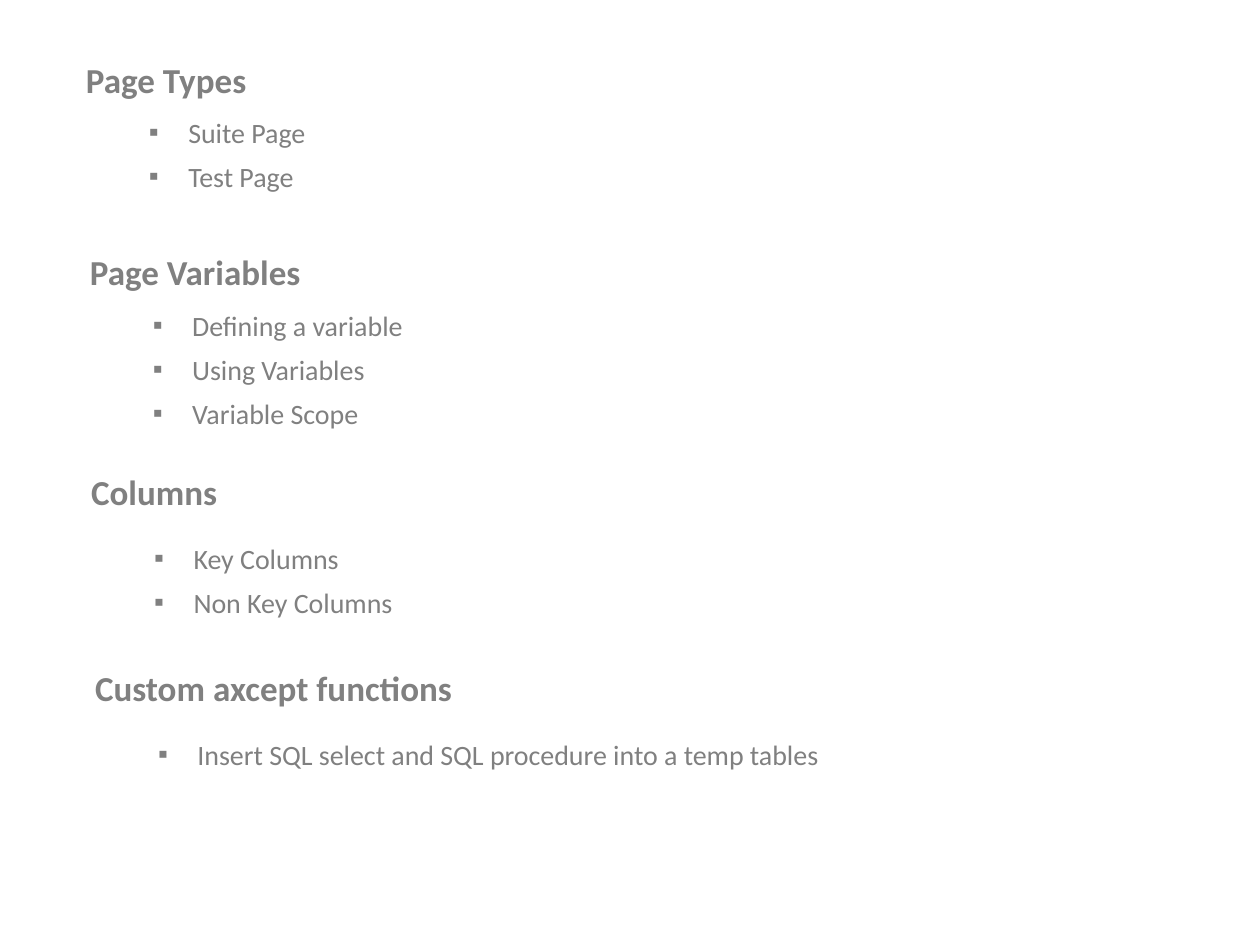
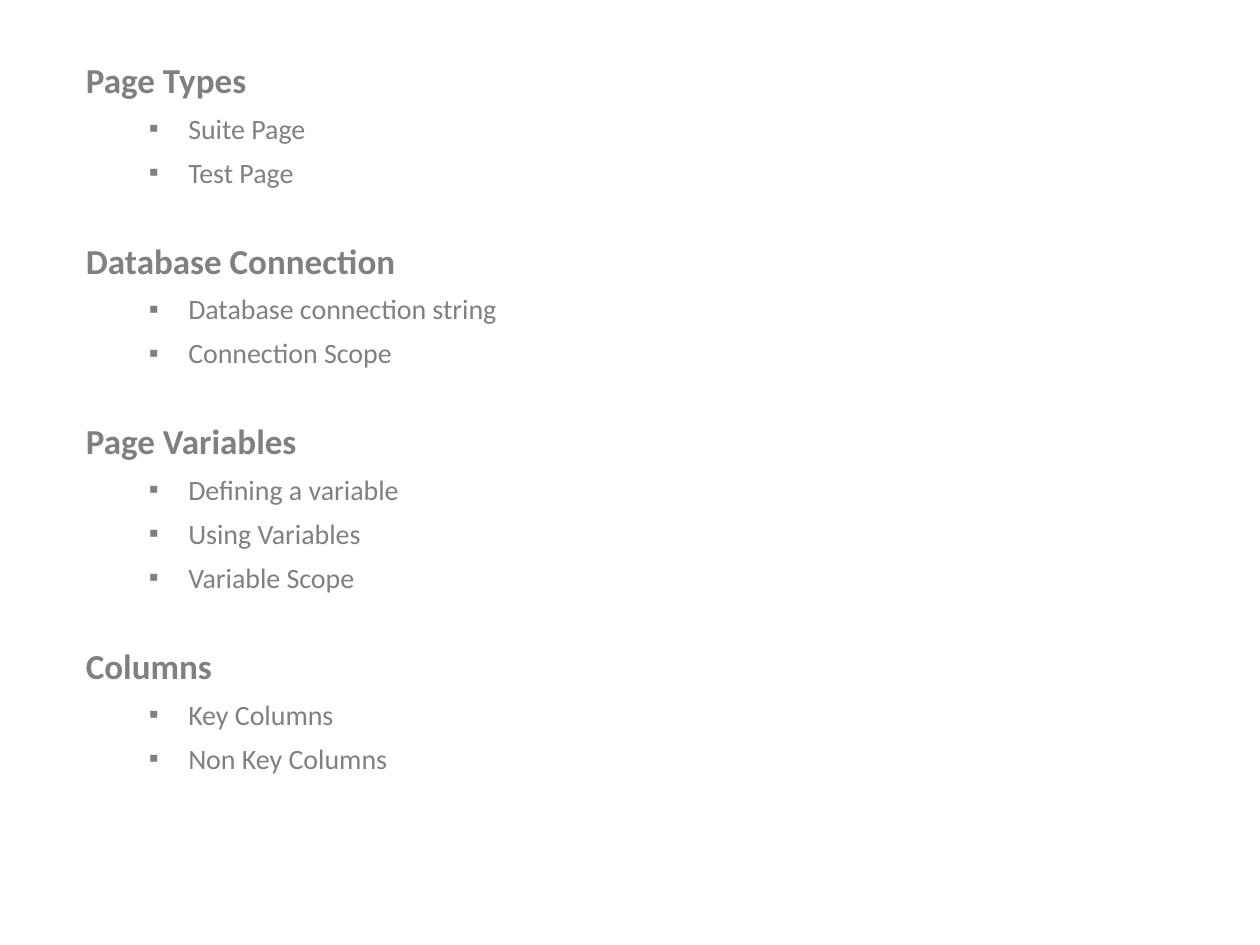
Before and after one commit to rvunnava/axcept-documentation, a slide deck: slide 1 of ppt/ImplimentTests.ppsx. Drawn at 1260x945 pixels with LibreOffice and Linux fonts; fonts in the diff are those of the drawing. Boxes give left, top, right and bottom in pixels: in the first picture for what was removed or moved away, otherwise in the second. Text is boxed around its words. In the diff, an @@ line names an element or a change of style, - is before the commit and + after.

```diff
--- a/ppt/ImplimentTests.ppsx
+++ b/ppt/ImplimentTests.ppsx
@@ text at [86, 120, 496, 774]: paragraphs added @@
+  ▪ Suite Page
+  ▪ Test Page
+Database Connection
+  ▪ Database connection string
+  ▪ Connection Scope
+Page Variables
+  ▪ Defining a variable
+  ▪ Using Variables
+  ▪ Variable Scope
+Columns
+  ▪ Key Columns
+  ▪ Non Key Columns
@@ text removed at [188, 124, 305, 192] @@
-  ▪ Suite Page
-  ▪ Test Page
@@ text removed at [90, 260, 300, 291] @@
-Page Variables
@@ text removed at [192, 316, 403, 429] @@
-  ▪ Defining a variable
-  ▪ Using Variables
-  ▪ Variable Scope
@@ text removed at [91, 480, 217, 505] @@
-Columns
@@ text removed at [194, 549, 393, 618] @@
-  ▪ Key Columns
-  ▪ Non Key Columns
@@ text removed at [95, 676, 451, 707] @@
-Custom axcept functions
@@ text removed at [197, 745, 818, 770] @@
-  ▪ Insert SQL select and SQL procedure into a temp tables
```
Also in this commit, not shown: 4 other slides changed, 3 slides added, 2 slides removed, 5 other files.
